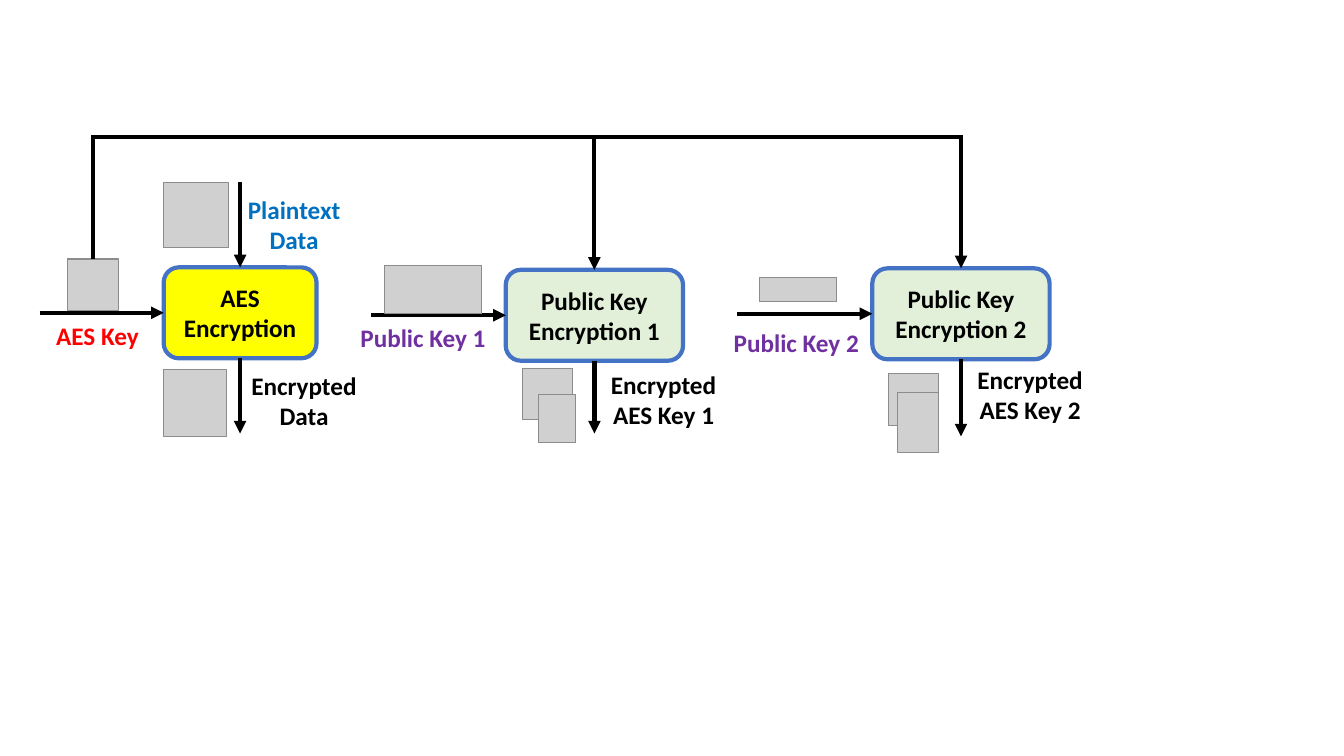
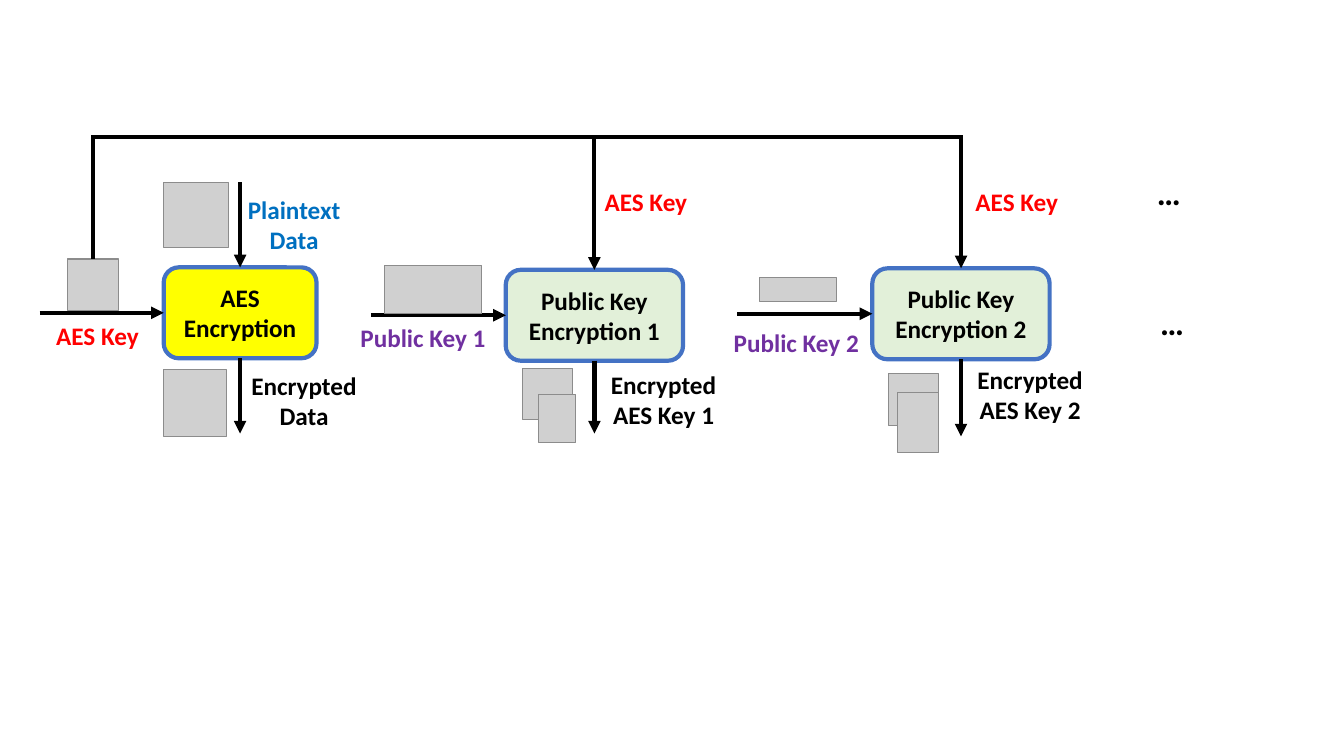
Before and after one commit to junkurihara/class-e2e_security_js, a slide deck: slide 34 of images.pptx. Drawn at 1344x756 pixels with LibreOffice and Linux fonts; fonts in the diff are those of the drawing; grey boxes stand for pictures. Boxes give left, top, right and bottom in pixels: in the first picture for what was removed or moved away, otherwise in the second. Text is boxed around its words. In the diff, an @@ line names an element or a change of style, - is before the commit and + after.

```diff
--- a/images.pptx
+++ b/images.pptx
@@ text added at (1147,166,1192,217), 24 pt, text #000000, bold @@
+…
@@ text added at (605,194,687,215), 18 pt, text #FF0000, bold @@
+AES Key
@@ text added at (975,194,1058,215), 18 pt, text #FF0000, bold @@
+AES Key
@@ text added at (1150,296,1195,347), 24 pt, text #000000, bold @@
+…
```
Also in this commit, not shown: 1 slide added, 3 other files.
